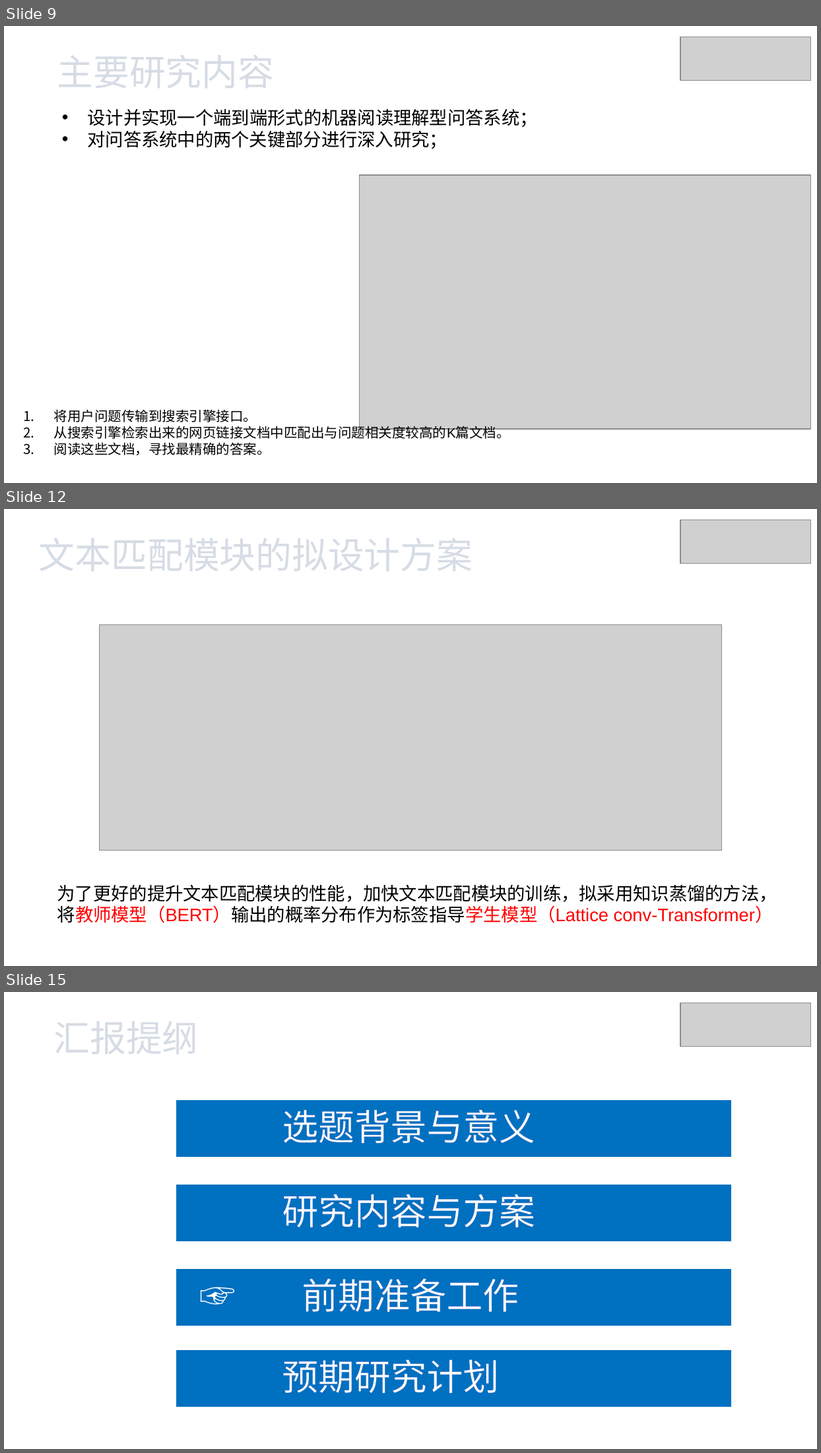
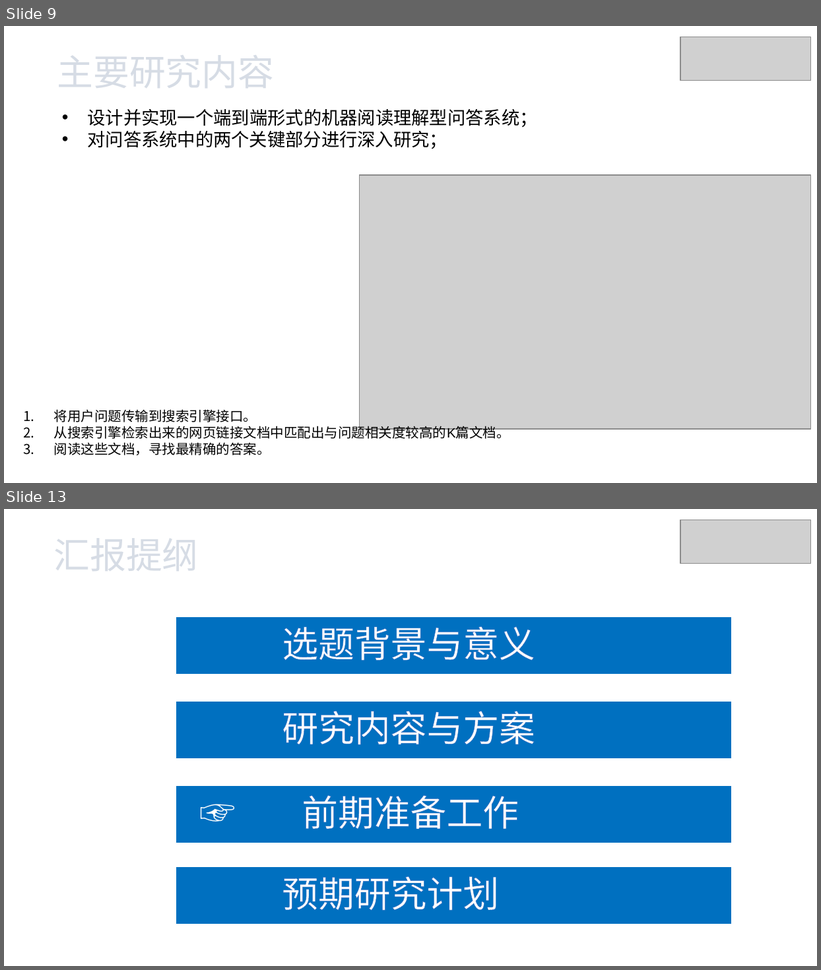
Before and after one commit to xhsun1997/ChineseMRC, a slide deck: 孙相会.pptx. Shown one above the other, each under a label of ours: slides 9, 12 and 15 before the commit, slides 9 and 13 after it; the slides between them are not shown. The pictures are 821x1453 and 821x970 pixels, drawn with LibreOffice and Linux fonts; fonts in the diff are those of the drawing; grey boxes stand for pictures. Boxes give left, top, right and bottom in pixels: in the first picture for what was removed or moved away, otherwise in the second. Text is boxed around its words. In the diff, an @@ line names an element or a change of style, - is before the commit and + after.

```diff
--- a/孙相会.pptx
+++ b/孙相会.pptx
@@ slide 12 removed at <box>4,509,817,966</box>, background #FFFFFF @@
@@ picture removed at <box>680,520,811,564</box> @@
@@ text removed at <box>39,538,473,571</box> @@
-文本匹配模块的拟设计方案
@@ picture removed at <box>99,625,722,850</box> @@
@@ text removed at <box>57,885,778,923</box> @@
-为了更好的提升文本匹配模块的性能，加快文本匹配模块的训练，拟采用知识蒸馏的方法，将教师模型（BERT）输出的概率分布作为标签指导学生模型（Lattice conv-Transformer）
@@ what was slide 15 is now slide 13 @@
```
Also in this commit, not shown: 8 slides changed, 1 slide added, 5 other slides removed.
